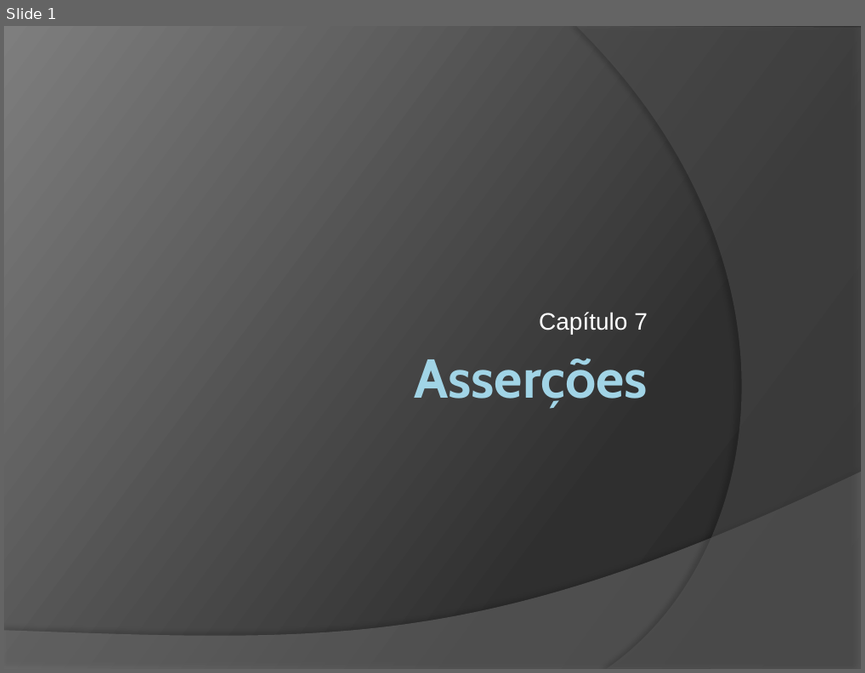
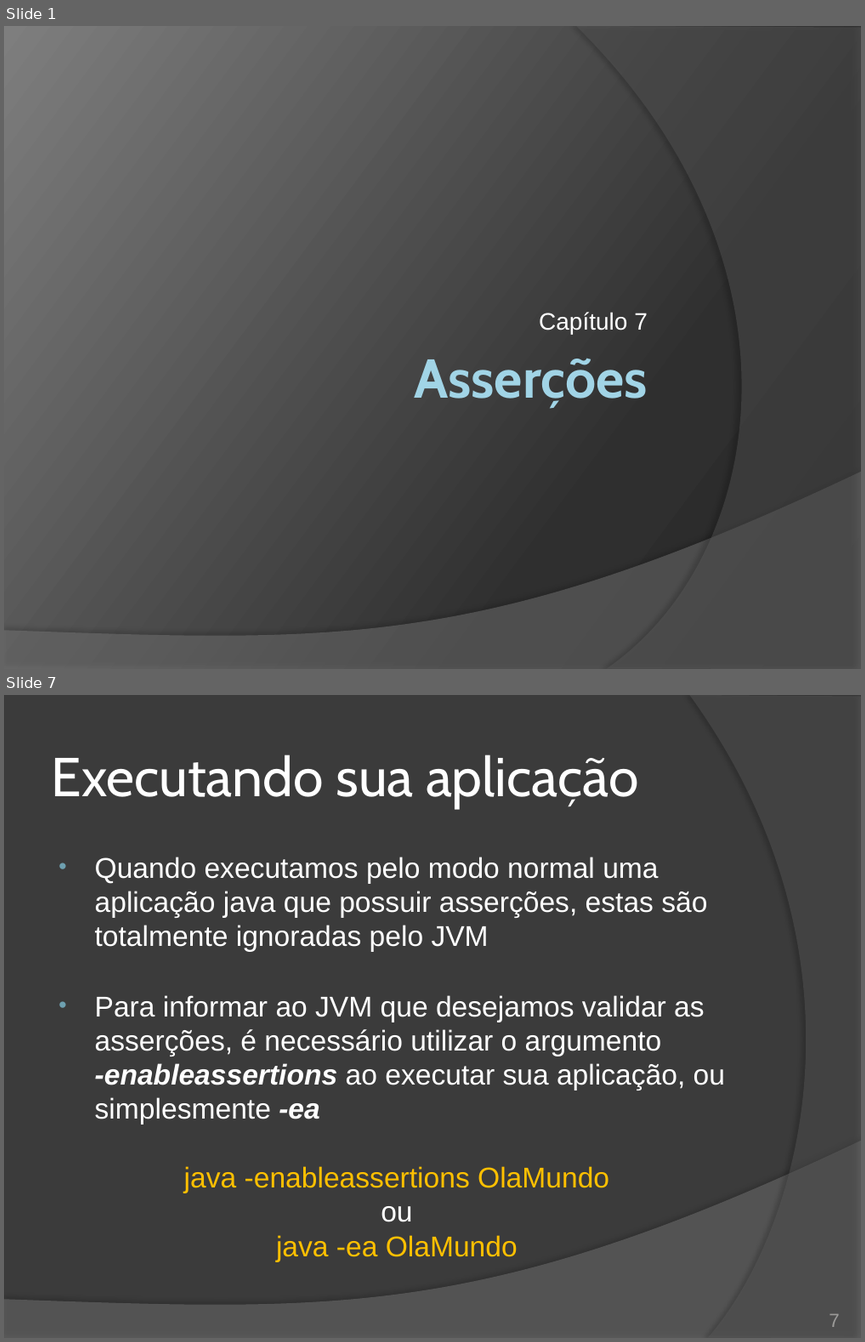
Before and after one commit to duchesqui/slzvieira-training, a slide deck: 2-Java-Programmer-Modulo-II/13.Capitulo07.pptx. Shown one above the other, each under a label of ours: slide 1 before the commit, slides 1 and 7 after it; the slides between them are not shown. The pictures are 865x673 and 865x1342 pixels, drawn with LibreOffice and Linux fonts; fonts in the diff are those of the drawing. Boxes give left, top, right and bottom in pixels: in the first picture for what was removed or moved away, otherwise in the second. Text is boxed around its words. In the diff, an @@ line names an element or a change of style, - is before the commit and + after.

Commit message:
Encerramento do capítulo 7 - asserções; Início do capítulo 8 - threads.

```diff
--- a/2-Java-Programmer-Modulo-II/13.Capitulo07.pptx
+++ b/2-Java-Programmer-Modulo-II/13.Capitulo07.pptx
@@ slide 7 added at (4, 695, 861, 1338), background #3B3B3B; not listed: 1 template element that a slide beside it also shows @@
@@ freeform shape added at (689, 695, 861, 1338), fill #5E5E5E at 40% opacity @@
@@ title added at (51, 755, 639, 808), 46 pt, text #FFFFFF @@
+Executando sua aplicação
@@ text added at (95, 857, 725, 1262), 24 pt, text #FFFFFF @@
+• Quando executamos pelo modo normal uma aplicação java que possuir asserções, estas são totalmente ignoradas pelo JVM
+• Para informar ao JVM que desejamos validar as asserções, é necessário utilizar o argumento
+  -enableassertions ao executar sua aplicação, ou simplesmente -ea
+java -enableassertions OlaMundo
+ou
+java -ea OlaMundo
@@ page number added at (828, 1314, 839, 1327), 16 pt, text #9D9B9A @@
+7
```
Also in this commit, not shown: 4 slides changed, 6 other slides added, 2 slides removed, 2 other files.
